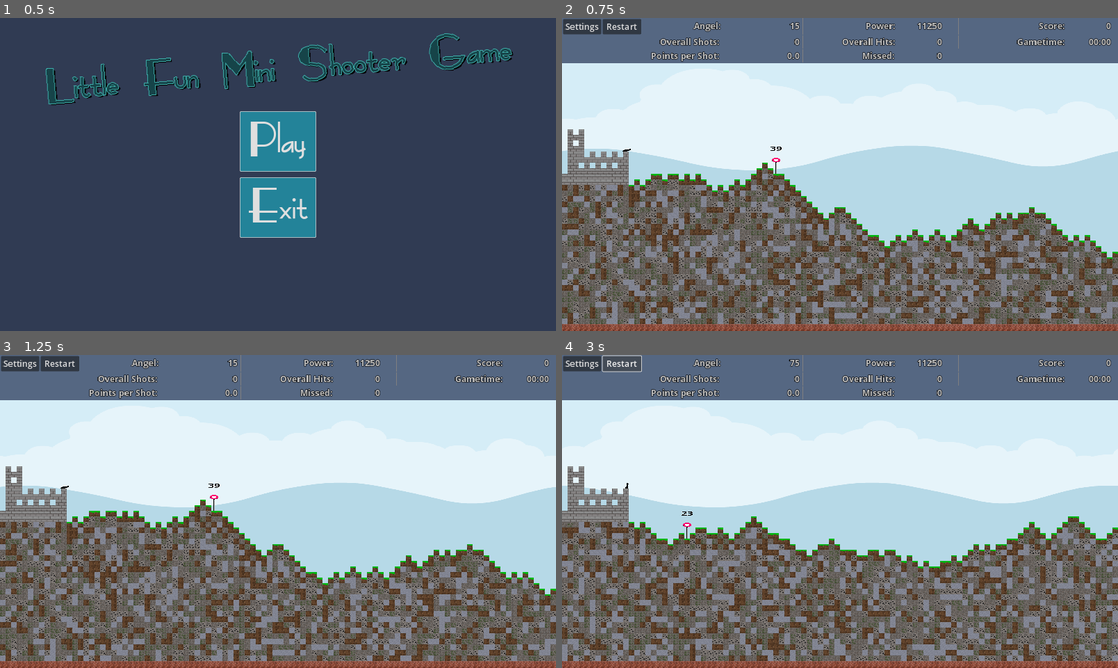
Above: before the commit, frames 1-4 (two rows, left to right).
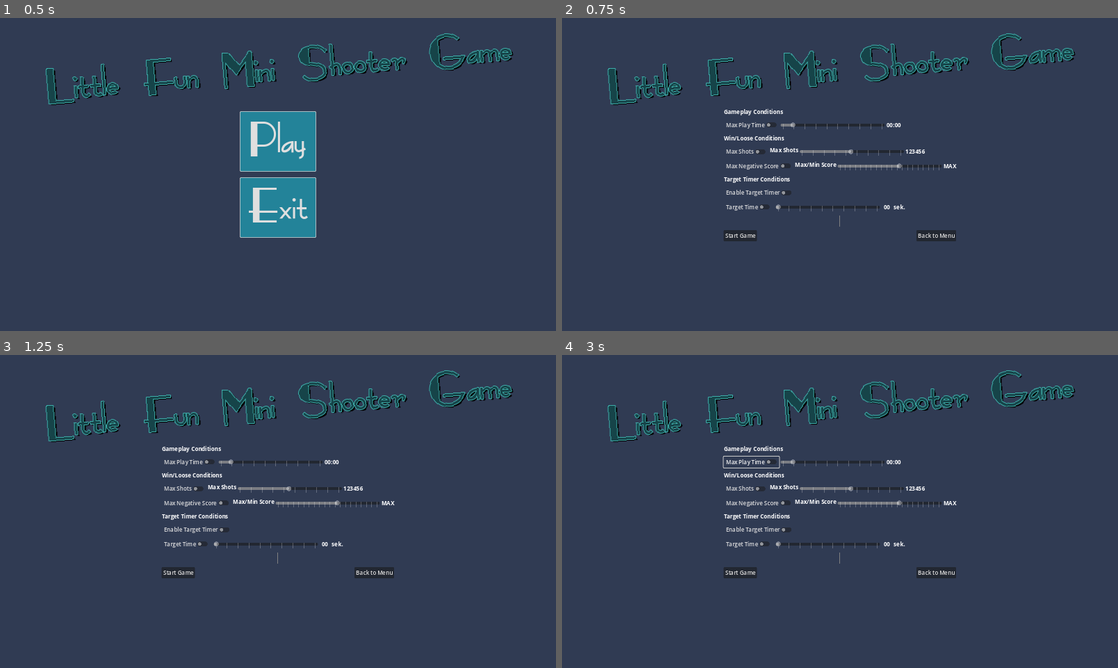
Above: after the commit, the same moments.

Repository: Coding-4Fun/Just4Fun_Mini_Shootergame
Game: Godot game, scene res://UI/MainMenuUI/MainMenuUI.tscn
Same seed, same stepped clock (60 frames per second), same inputs: the game is played once before the commit and once after it.
Inputs (mouse positions are in pixels of both pictures, inside the frame that each line leads up to):
- Up to frame 1 (0.5 s): no input
- Up to frame 2 (0.75 s): click "Play" at 0.5 s
- Up to frame 3 (1.25 s): no input
- Up to frame 4 (3 s): click (751, 461) at 1.25 s, where only the run after the commit has a clickable "Max Play Time"; click (751, 461) at 2 s, where only the run after the commit has a clickable "Max Play Time"; click (623, 364) at 2.75 s, where only the run before the commit has a clickable "Restart"

Frame 1 is identical in both runs. In frame 2, 99% of the frame differs, in the area x 0-100%, y 0-100%; in frame 3, 99%; in frame 4, 99%.

Commit message:
Chg: Change scene to GamePlaySettingsScene, when press PLAY

Diff:
--- a/UI/MainMenuUI/MainMenuUI.gd
+++ b/UI/MainMenuUI/MainMenuUI.gd
@@ -28,10 +28,8 @@
 	current_scene.queue_free()
 	get_tree().current_scene = null
 
-	if get_tree().change_scene_to_packed(Preloads.MainGameScene) != OK:
+	if get_tree().change_scene_to_packed(Preloads.GameSettingsScene) != OK:
 		print("Error: change_scene_to()::buttPlay")
-#	call_deferred("get_tree().get_root().remove_child()", self)
-	pass # Replace with function body.
 
 
 func _on_buttHightScore_pressed():
